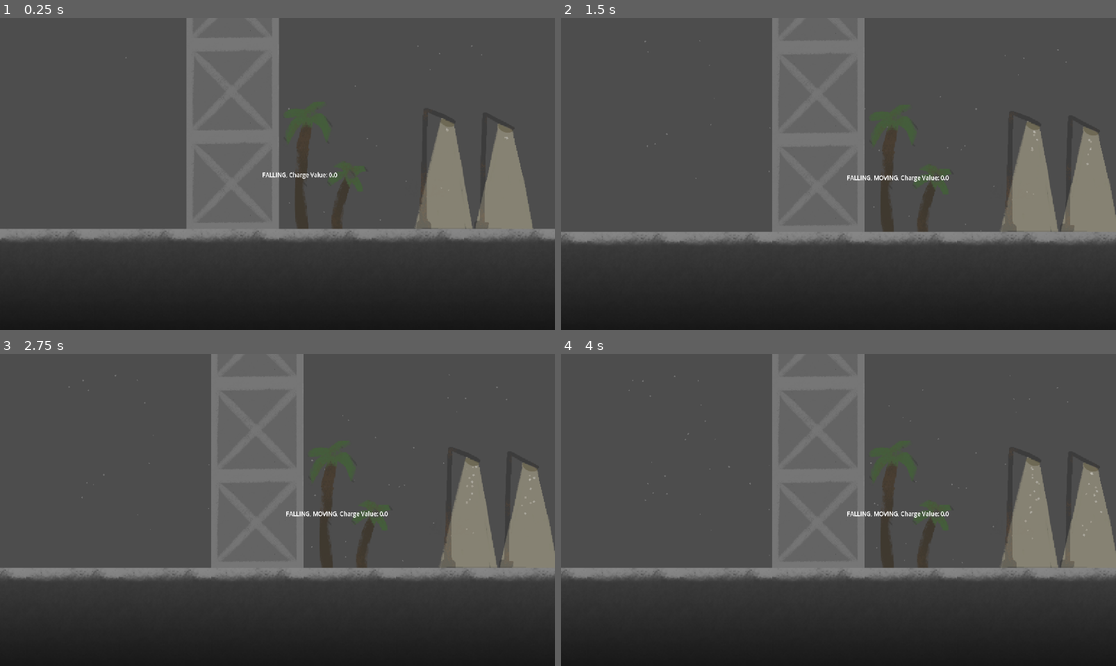
Above: before the commit, frames 1-4 (two rows, left to right).
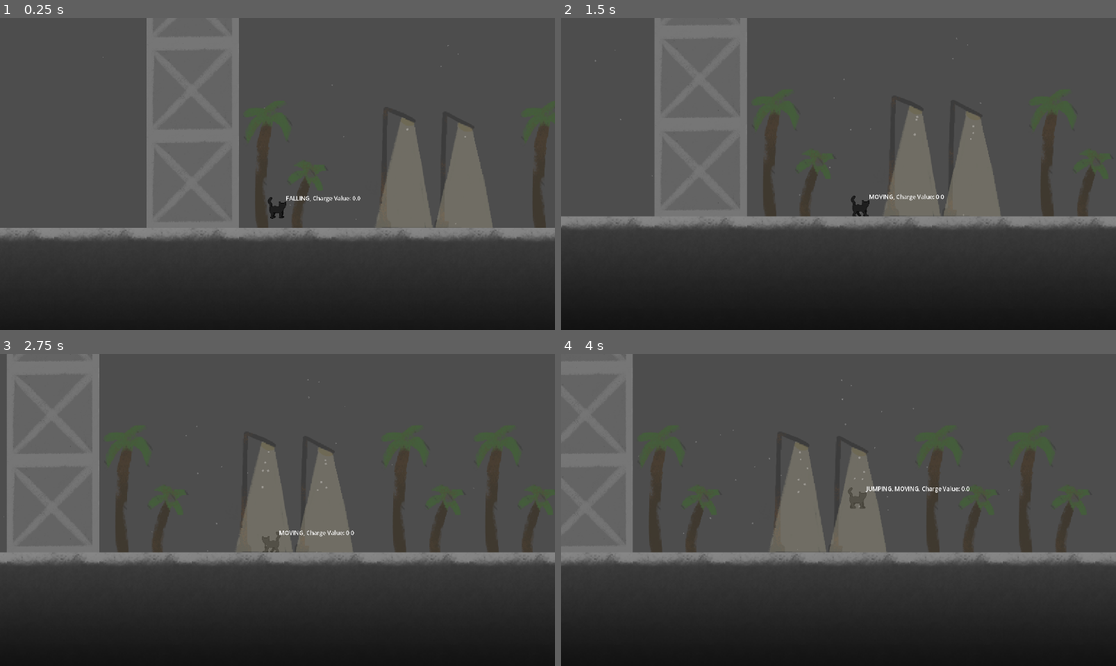
Above: after the commit, the same moments.

Repository: Somebud0180/Carreon
Game: Godot game, scene res://scenes/game.tscn
The game is run twice, just before and just after one commit, with the same random seed, the same clock (stepped at 60 frames per second) and the same inputs.
Inputs:
- Up to frame 1 (0.25 s): no input
- Up to frame 2 (1.5 s): tap Enter at 0.5 s; hold Right (move_right) from 0.53 s (still down); tap E (interact, bound only after the commit) at 0.6 s; tap Space (jump) at 0.77 s; tap Shift (sprint) at 1.35 s
- Up to frame 3 (2.75 s): tap Space (jump) at 1.52 s; tap E (interact, bound only after the commit) at 1.55, 2.1 s; release Right (move_right) at 2.03 s; hold Left (move_left) from 2.03 s (still down)
- Up to frame 4 (4 s): release Left (move_left) at 2.78 s; hold Right (move_right) from 2.78 s (still down); tap Alt at 2.85 s; tap Space (jump) at 3.02, 3.77 s; tap E (interact, bound only after the commit) at 3.05, 3.6 s

The runs differ from the first frame. In frame 1, 14% of the frame differs, in the area x 0-100%, y 0-72%; in frame 2, 26%, in the area x 0-100%, y 0-73%; in frame 3, 24%; in frame 4, 21%.
Error before the commit: Parse Error: Identifier "TransitionService" not declared in the current scope. (res://scripts/door.gd:26)

Commit message:
Worked on interaction system further

Diff:
--- a/project.godot
+++ b/project.godot
@@ -15,10 +15,6 @@
 run/main_scene="uid://bms0qk0ry2w1m"
 config/features=PackedStringArray("4.6", "Forward Plus")
 config/icon="res://icon.svg"
-
-[autoload]
-
-Game="*uid://bms0qk0ry2w1m"
 
 [editor_plugins]
 
@@ -48,6 +44,11 @@
 "events": [Object(InputEventKey,"resource_local_to_scene":false,"resource_name":"","device":-1,"window_id":0,"alt_press …(191 unchanged characters)…
 ]
 }
+interact={
+"deadzone": 0.2,
+"events": [Object(InputEventKey,"resource_local_to_scene":false,"resource_name":"","device":-1,"window_id":0,"alt_pressed":false,"shift_pressed":false,"ctrl_pressed":false,"meta_pressed":false,"pressed":false,"keycode":0,"physical_keycode":69,"key_label":0,"unicode":101,"location":0,"echo":false,"script":null)
+]
+}
 
 [physics]
 
--- a/scenes/Floor 0/building_one.tscn
+++ b/scenes/Floor 0/building_one.tscn
@@ -2,7 +2,6 @@
 
 [ext_resource type="Texture2D" uid="uid://c5kgapw2cwrac" path="res://textures/game/buildings.png" id="1_hveqa"]
 [ext_resource type="Script" uid="uid://b7dpxi744uhme" path="res://scripts/door.gd" id="2_pgteu"]
-[ext_resource type="PackedScene" uid="uid://cp7h1mjj7uvor" path="res://scenes/gaff.tscn" id="3_hno3e"]
 
 [sub_resource type="RectangleShape2D" id="RectangleShape2D_llubu"]
 size = Vector2(32, 50)
@@ -19,8 +18,6 @@
 [node name="Door" type="Area2D" parent="." unique_id=844287597]
 position = Vector2(130, 39)
 script = ExtResource("2_pgteu")
-id = null
-interior_scene = ExtResource("3_hno3e")
 
 [node name="CollisionShape2D" type="CollisionShape2D" parent="Door" unique_id=1616872417]
 shape = SubResource("RectangleShape2D_llubu")
--- a/scenes/game.tscn
+++ b/scenes/game.tscn
@@ -17,7 +17,7 @@
 
 [node name="Gaff" parent="." unique_id=2106696707 instance=ExtResource("1_yqjtg")]
 unique_name_in_owner = true
-position = Vector2(53, -64)
+position = Vector2(53.035, -64)
 scale = Vector2(0.25, 0.25)
 
 [node name="Map" type="TileMapLayer" parent="." unique_id=997559201]
--- a/scripts/door.gd
+++ b/scripts/door.gd
@@ -1,28 +1,35 @@
 extends Area2D
+class_name Door
 
-@export var id: int = 0                                # Optional: fallback/registry ID
-@export var interior_scene: PackedScene                 # Per-door destination scene
+@export var id: int = 0                    # Optional: fallback/registry ID
+@export var interior_scene: PackedScene    # Per-door destination scene
 
 signal ready_to_interact(door)
 signal left_interact(door)
 
+var game: Node = null
 var _actor: Node = null
 
+func _ready() -> void:
+	game = get_tree().root.get_node_or_null("Game")
+
 func _on_body_entered(body: Node) -> void:
-	if body.has_method("set_current_interactable"):
+	if body.has_meta("interactable"):
 		_actor = body
-		body.set_current_interactable(self)
+		body.interactable = self
 		emit_signal("ready_to_interact", self)
 
 func _on_body_exited(body: Node) -> void:
 	if body == _actor and body.has_method("clear_current_interactable"):
-		body.clear_current_interactable(self)
+		body.interactable = null
 		emit_signal("left_interact", self)
 		_actor = null
 
 # Called by Player on "Interact" (e.g., key E)
 func interact() -> void:
 	if interior_scene:
-		TransitionService.transition_to_interior(interior_scene)
+		pass
+		game.transition_to_interior(interior_scene)
 	else:
-		TransitionService.transition_by_id(id)
+		pass
+		game.transition_by_id(id)
--- a/scripts/gaff.gd
+++ b/scripts/gaff.gd
@@ -68,7 +68,9 @@
 var is_sprinting = false
 var is_coyote_time = false
 var was_on_floor = false
+
 var spawn_point = Vector2(0, 0)
+var interactable: Area2D
 
 func _ready() -> void:
 	$Label.visible = true
@@ -116,6 +118,11 @@
 		if is_charged:
 			_reset_charge()
 			charge_value -= CHARGE_SPEED * 2 * delta
+
+	# Handle door interact.
+	if Input.is_action_just_pressed("interact"):
+		if interactable and interactable.has_method("interact"):
+			interactable.interact()
 
 	# Get the input direction and handle the movement/deceleration.
 	var direction := Input.get_axis("move_left", "move_right")
--- a/scripts/game.gd
+++ b/scripts/game.gd
@@ -3,8 +3,9 @@
 @onready var map = $Map
 @onready var player = %Gaff
 
-var is_in_interior: bool = false
+var is_indoors: bool = false
 var current_interior: Node = null
+var outdoor_position: Vector2 = Vector2(0, 0)
 var _pending_path: String = ""
 var _pending_progress: Array = []
 
@@ -29,28 +30,44 @@
 			transition_to_interior(ps)
 
 func transition_to_interior(interior_scene: PackedScene) -> void:
-	if is_in_interior:
+	if is_indoors:
 		return
-	var new_scene := interior_scene.instantiate()
+
+	var new_scene: Node2D = interior_scene.instantiate()
 	add_child(new_scene)
 	current_interior = new_scene
+	outdoor_position = player.global_position
+
+	# Move player to a spawn marker inside the interior
+	var spawn := new_scene.get_node_or_null("spawn")
+	if spawn and spawn is Node2D:
+		player.global_position = (spawn as Node2D).global_position
+
+	# Hide/disable outdoor
 	map.visible = false
 	map.collision_enabled = false
-	is_in_interior = true
 
-func transition_to_exterior() -> void:
-	if not is_in_interior:
+	is_indoors = true
+
+func transition_to_outdoor() -> void:
+	if not is_indoors:
 		return
+
+	# Restore outdoor
 	map.visible = true
 	map.collision_enabled = true
+	player.global_position = outdoor_position
+
+	# Free interior
 	if current_interior:
 		current_interior.queue_free()
 		current_interior = null
-	is_in_interior = false
+
+	is_indoors = false
 
 # Async load by path
 func transition_to_interior_path(scene_path: String) -> void:
-	if is_in_interior:
+	if is_indoors:
 		return
 	if ResourceLoader.load_threaded_get_status(scene_path) == ResourceLoader.THREAD_LOAD_IN_PROGRESS:
 		return # already loading
